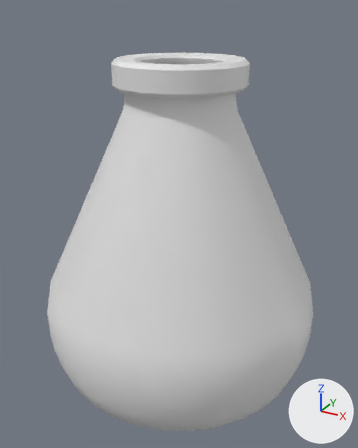
The Blender file elixir_bottle.blend as it was, and as the next commit left it.
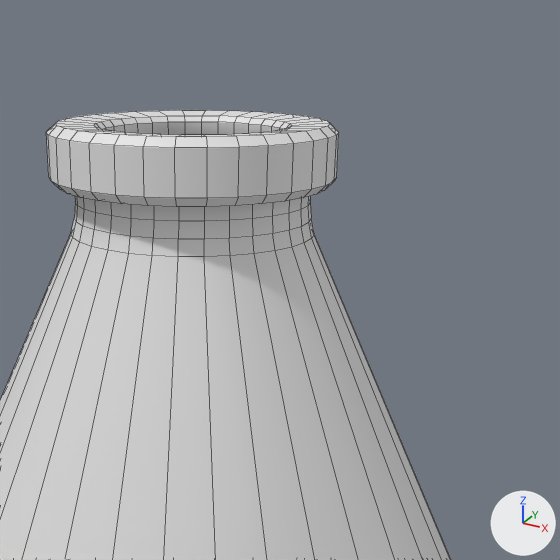
Each version appears first whole from a 50 mm camera at (1.379, -2.523, 2.238) aimed at (0.012, -0.037, 0.995), and next in a close-up on the part from 25% to 99% of the width and 0% to 59% of the height. Arrows for +X, +Y and +Z are at lower right; the lights stay in place. The first two pictures are the older version. The close-ups show mesh edges as thin lines.
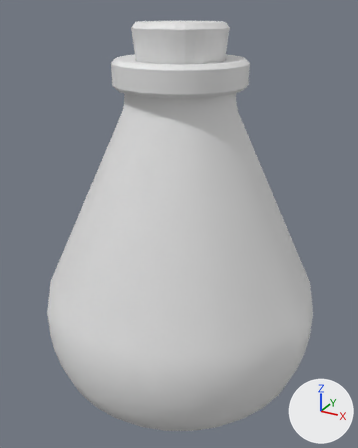
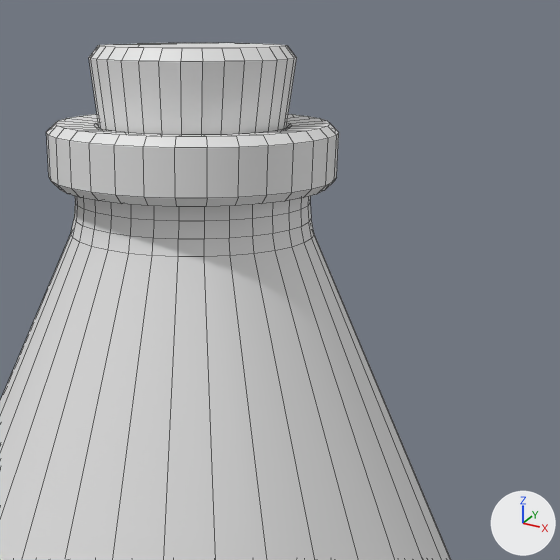
Commit message: cork added

Where the change shows, as pixel boxes [x1, y1, x2, y2] in the close-ups (560 x 560 px):
'cork', added
    after: [89, 43, 297, 135]

The change, as a diff of the scene's bpy script:
```diff
--- a/elixir_bottle.blend.py
+++ b/elixir_bottle.blend.py
@@ me_cylinder_001 @@
+me_cylinder_001.from_pydata(...)  # 100 vertices, 67 faces; spans x -0.265..0.265, y -0.265..0.265, z -0.362..0.169
@@ ob_cork @@
+ob_cork = bpy.data.objects.new('cork', me_cylinder_001)
+ob_cork.location = (0.0, 0.0, 1.992)
```
